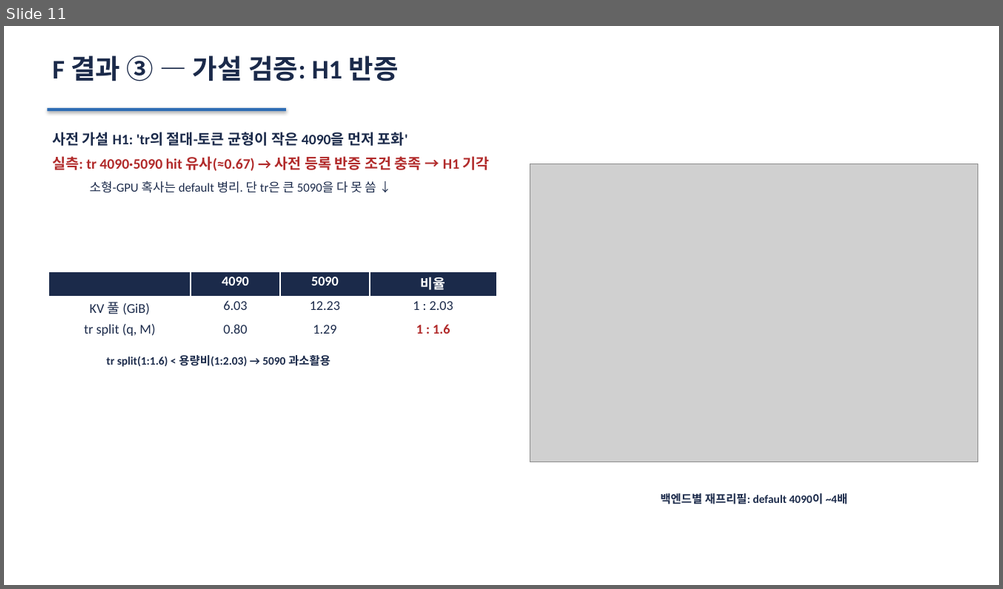
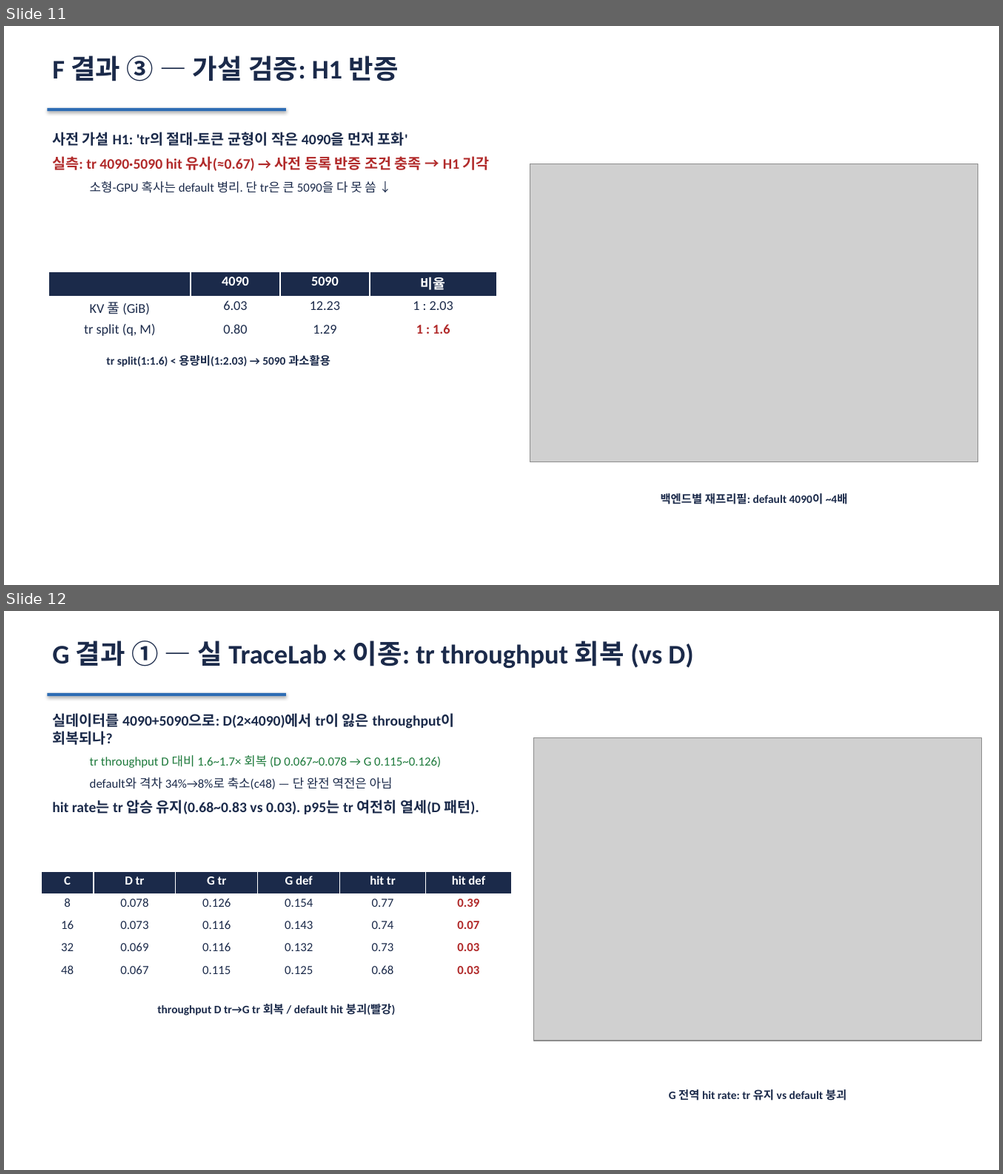
Before and after one commit to kthxo/distserving, a slide deck: meeting_hetero_yunuikang.pptx. Shown one above the other, each under a label of ours: slide 11 before the commit, slides 11 and 12 after it. The pictures are 1003x589 and 1003x1174 pixels, drawn with LibreOffice and Linux fonts; fonts in the diff are those of the drawing; grey boxes stand for pictures. Boxes give left, top, right and bottom in pixels: in the first picture for what was removed or moved away, otherwise in the second. Text is boxed around its words. In the diff, an @@ line names an element or a change of style, - is before the commit and + after.

```diff
--- a/meeting_hetero_yunuikang.pptx
+++ b/meeting_hetero_yunuikang.pptx
@@ slide 12 added at <box>4,611,999,1170</box>, background #FFFFFF @@
@@ text added at <box>52,641,693,668</box>, 26 pt, text #1B2A4A, bold @@
+G 결과 ① — 실 TraceLab × 이종: tr throughput 회복 (vs D)
@@ rectangle added at <box>47,693,286,696</box>, fill #2E6DB4 @@
@@ text added at <box>52,713,478,815</box>, 14 pt, text #1B2A4A, bold @@
+실데이터를 4090+5090으로: D(2×4090)에서 tr이 잃은 throughput이 회복되나?
+  tr throughput D 대비 1.6~1.7× 회복 (D 0.067~0.078 → G 0.115~0.126)
+  default와 격차 34%→8%로 축소(c48) — 단 완전 역전은 아님
+hit rate는 tr 압승 유지(0.68~0.83 vs 0.03). p95는 tr 여전히 열세(D 패턴).
@@ picture added at <box>534,738,982,1041</box> @@
@@ table added at <box>41,872,512,984</box>, 5 rows, 6 columns @@
+C | D tr | G tr | G def | hit tr | hit def
+8 | 0.078 | 0.126 | 0.154 | 0.77 | 0.39
+16 | 0.073 | 0.116 | 0.143 | 0.74 | 0.07
+32 | 0.069 | 0.116 | 0.132 | 0.73 | 0.03
+48 | 0.067 | 0.115 | 0.125 | 0.68 | 0.03
@@ text added at <box>157,1004,395,1016</box>, 11 pt, text #1B2A4A, bold @@
+throughput D tr→G tr 회복 / default hit 붕괴(빨강)
@@ text added at <box>669,1090,846,1101</box>, 11 pt, text #1B2A4A, bold @@
+G 전역 hit rate: tr 유지 vs default 붕괴
```
Also in this commit, not shown: 2 slides changed, 1 other slide added, 2 other files.
